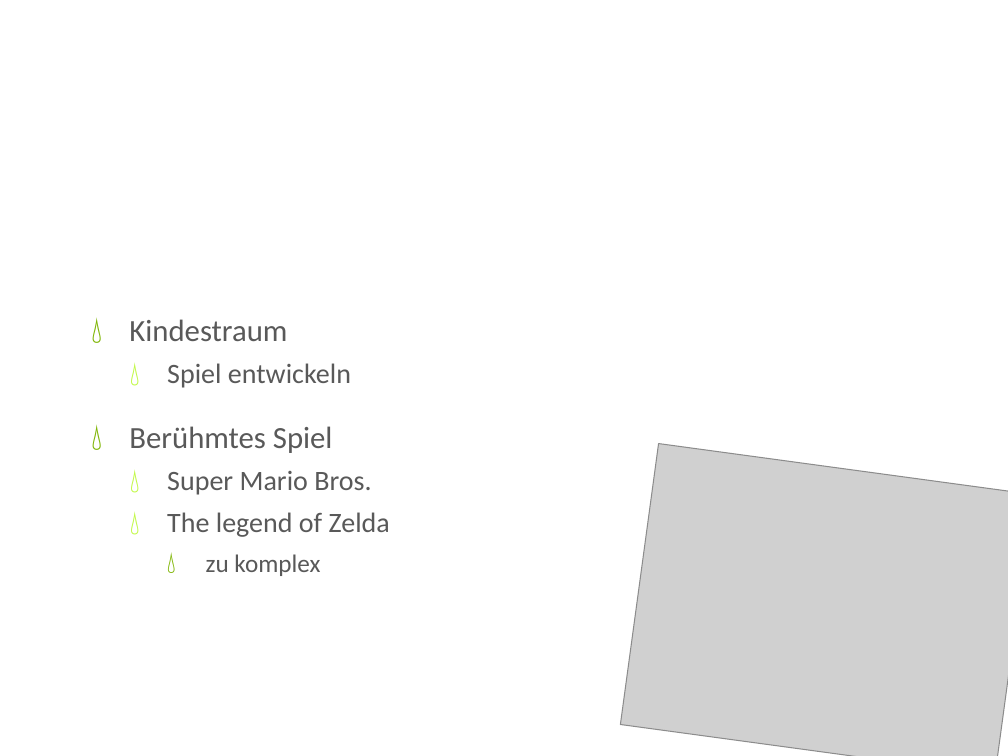
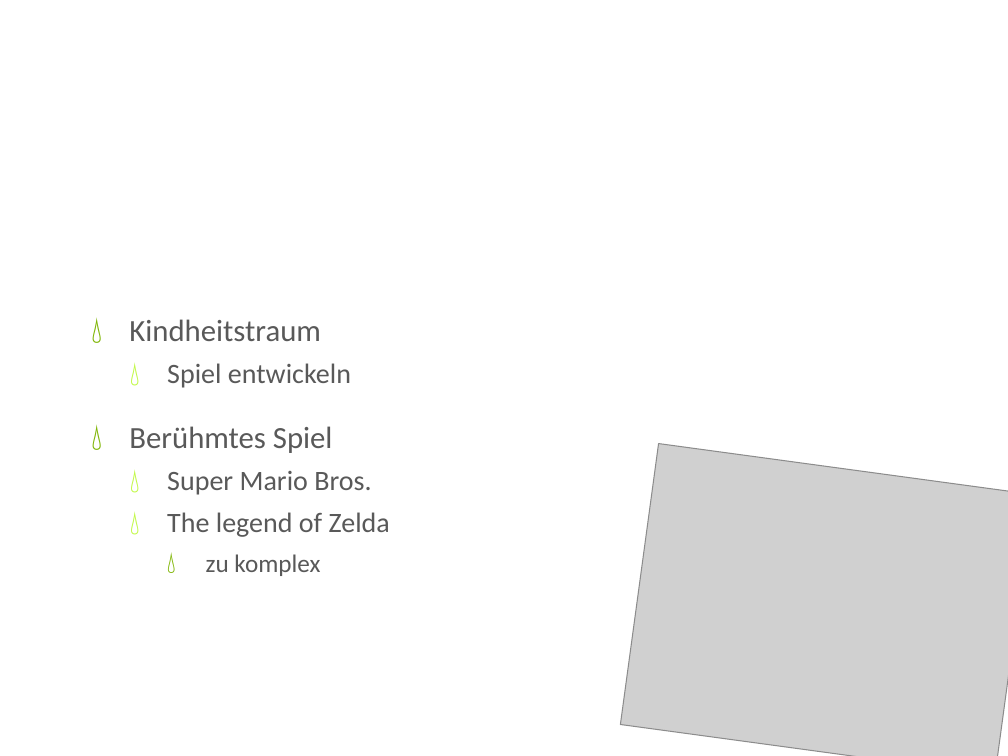
Before and after one commit to iluuu1994/Super-Mario-Bros, a slide deck: slide 3 of Resources/docs/CGR Präsentation.pptx. Drawn at 1008x756 pixels with LibreOffice and Linux fonts; fonts in the diff are those of the drawing; grey boxes stand for pictures; background and template pictures are left out. Boxes give left, top, right and bottom in pixels: in the first picture for what was removed or moved away, otherwise in the second. Text is boxed around its words. In the diff, an @@ line names an element or a change of style, - is before the commit and + after.

Commit message:
improved levels corrected typo in presentation

```diff
--- a/Resources/docs/CGR Präsentation.pptx
+++ b/Resources/docs/CGR Präsentation.pptx
@@ text at bbox=[129, 319, 321, 341]: text changed @@
-💧 Kindestraum
+💧 Kindheitstraum
```
Also in this commit, not shown: 4 other files.
